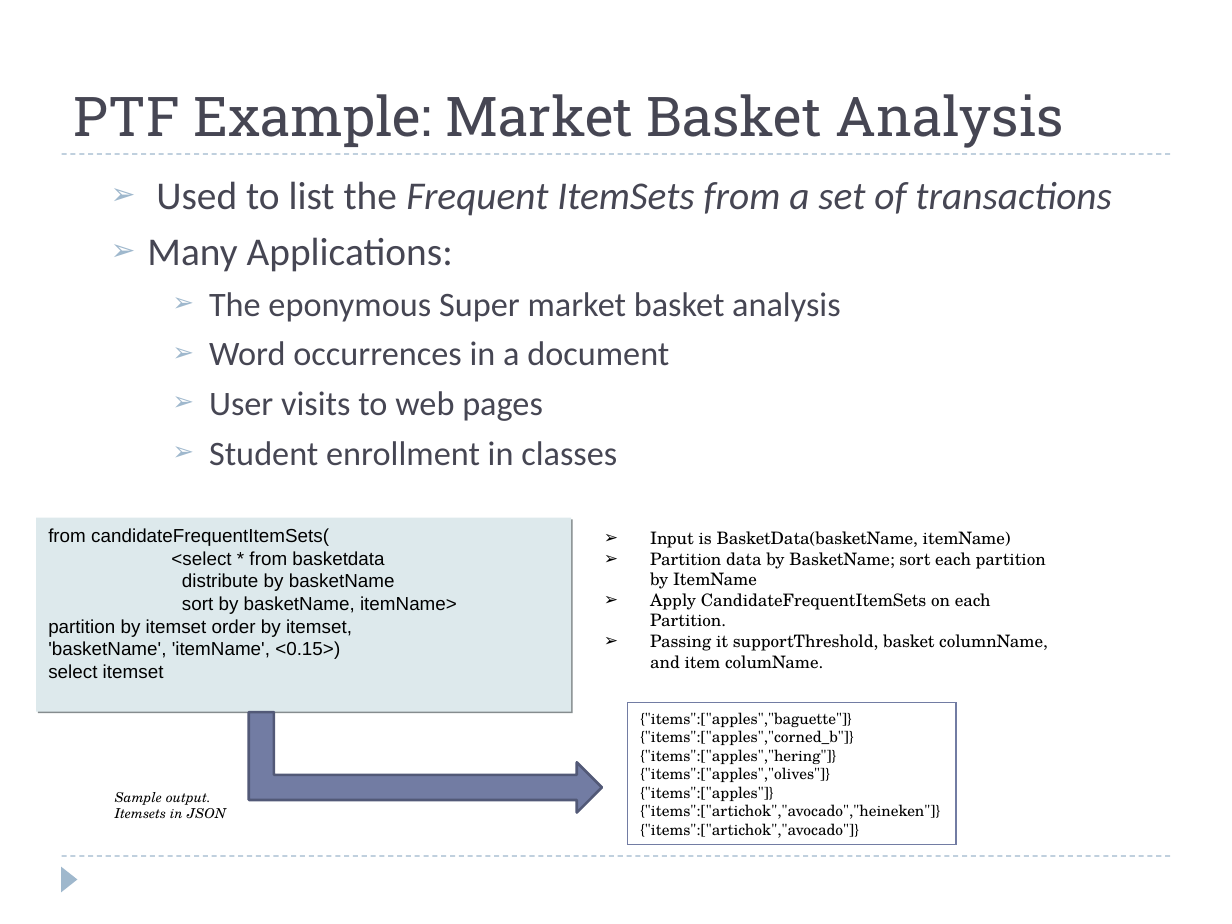
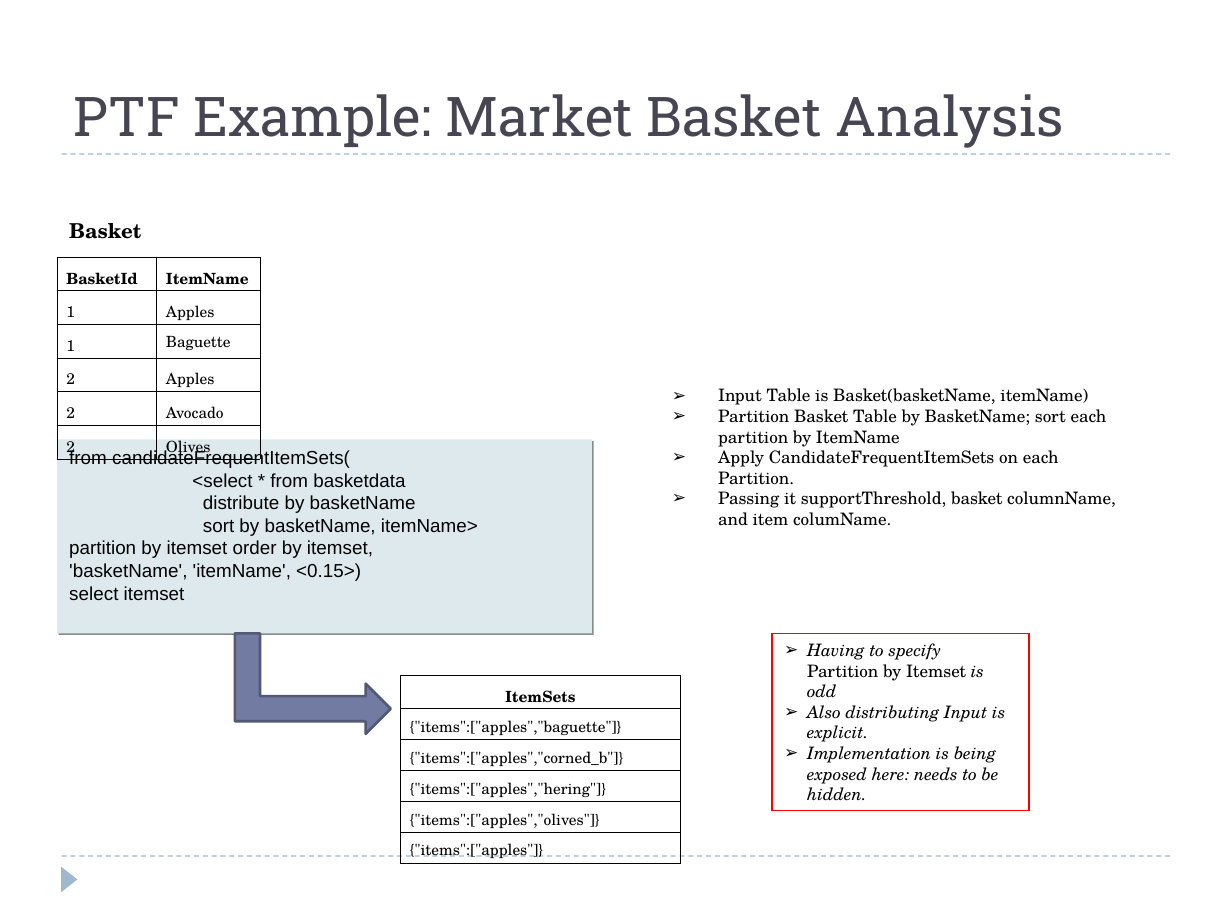
Before and after one commit to hbutani/SQLWindowing, a slide deck: slide 25 of docs/SQW.ppt (slide 23 before the commit). Drawn at 1232x924 pixels with LibreOffice and Linux fonts; fonts in the diff are those of the drawing. Boxes give left, top, right and bottom in pixels: in the first picture for what was removed or moved away, otherwise in the second. Text is boxed around its words. In the diff, an @@ line names an element or a change of style, - is before the commit and + after.

```diff
--- a/docs/SQW.ppt
+++ b/docs/SQW.ppt
@@ text removed at <box>147,181,1112,466</box> @@
-  ➢ Used to list the Frequent ItemSets from a set of transactions
-  ➢ Many Applications:
-    ➢ The eponymous Super market basket analysis
-    ➢ Word occurrences in a document
-    ➢ User visits to web pages
-    ➢ Student enrollment in classes
@@ rectangle added at <box>57,212,184,253</box>, fill #FFFFFF, 12 pt, text #000000, bold @@
+Basket
@@ table added at <box>57,257,260,462</box>, 6 rows, 2 columns @@
+BasketId | ItemName
+1 | Apples
+1 | Baguette
+2 | Apples
+2 | Avocado
+2 | Olives
@@ text "Input Table is Basket(basketName, itemName)": place and size @@
-text "Input Table is Basket(basketName, itemName)" at <box>650,531,1048,669</box>
+text "Input Table is Basket(basketName, itemName)" at <box>718,388,1116,526</box>
@@ text at <box>718,388,1107,447</box>: text changed @@
-➢ Input is BasketData(basketName, itemName)
-➢ Partition data by BasketName; sort each partition by ItemName
+➢ Input Table is Basket(basketName, itemName)
+➢ Partition Basket Table by BasketName; sort each partition by ItemName
@@ rectangle "from candidateFrequentItemSets(": place and size @@
-rectangle "from candidateFrequentItemSets(" at <box>36,517,570,711</box>
+rectangle "from candidateFrequentItemSets(" at <box>57,440,591,633</box>
@@ freeform shape: place and size @@
-freeform shape at <box>248,711,602,813</box>
+freeform shape at <box>235,634,391,735</box>
@@ rectangle added at <box>772,633,1030,811</box>, outline #FF0000 0.74 pt, 10 pt, text #000000, italic @@
+➢ Having to specify Partition by Itemset is odd
+➢ Also distributing Input is explicit.
+➢ Implementation is being exposed here: needs to be hidden.
@@ table added at <box>400,675,680,862</box>, 6 rows, 1 columns @@
+ItemSets
+{"items":["apples","baguette"]}
+{"items":["apples","corned_b"]}
+{"items":["apples","hering"]}
+{"items":["apples","olives"]}
+{"items":["apples"]}
@@ rectangle removed at <box>628,702,956,845</box> @@
-{"items":["apples","baguette"]}
-{"items":["apples","corned_b"]}
-{"items":["apples","hering"]}
-{"items":["apples","olives"]}
-{"items":["apples"]}
-{"items":["artichok","avocado","heineken"]}
-{"items":["artichok","avocado"]}
@@ text removed at <box>115,792,226,819</box> @@
-Sample output.
-Itemsets in JSON
```
Also in this commit, not shown: 12 other slides changed, 20 slides added, 1 slide removed.
